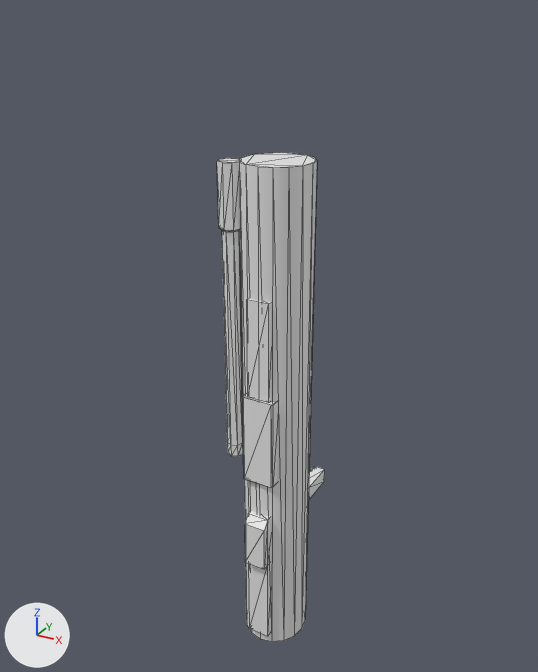
An edit to the OBJ model WF_BlenderExport/AT4/mesh_2.obj, drawn before and after from the same camera.
The view is the same before and after, from a camera (50 mm lens) standing at (36.2, -53.3, 47.6) and looking at (-3.3, 18.5, 11.7). The lights are fixed; the arrows at lower left show +X, +Y and +Z. The older version comes first. Mesh edges are drawn as thin lines. Where no turn or scale is listed for an object, it has been applied to the vertices. Vertices at exactly the same position are counted once.
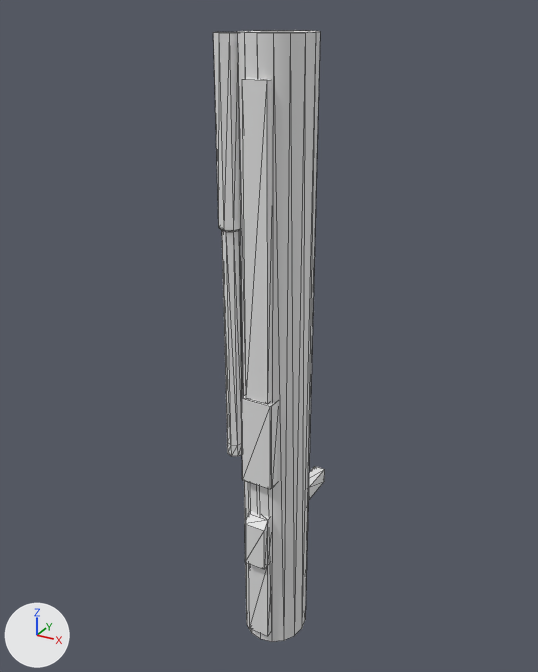
Edits to the bpy script that builds the scene:
```text
Change me_cylinder_007:
    used by ob_cylinder_007; location = (0.0, 0.0, 0.0)
    remove me_cylinder_007.from_pydata(...)  # 152 vertices, 264 faces; spans x -5.8..3.8, y 9.2..27.6, z -27.7..33.4
    add me_cylinder_007.from_pydata(...)  # 152 vertices, 264 faces; spans x -5.8..3.8, y 9.2..27.6, z -27.7..45.6
    me_cylinder_007 part 1: the loose piece of 8 vertices spanning x -1.5..1.2, y 10.4..11.5, z 7.7..19.4 is scaled about its middle by (1, 1.26, 2.89), then moved by (0.0, -0.2, 11.1)
    me_cylinder_007 part 2: all 24 vertices in x -5.8..3.8, y 10.5..18.9, z 33.4 are moved by (0.0, 0.0, 12.1)
    other edits to the shape of me_cylinder_007 do not show in these pictures
```

Location of each change, [x1, y1, x2, y2] in pixels of the pictures (538 x 672 px; the box of a moved part takes in the faces that stretch with it):
'Cylinder.007', reshaped (25% taller)
    before: [217, 153, 325, 641]
    after: [213, 30, 325, 641]
part 1 of me_cylinder_007, moved or reshaped
    before: [247, 298, 271, 403]
    after: [242, 78, 271, 404]
part 2 of me_cylinder_007, moved or reshaped
    before: [217, 153, 317, 631]
    after: [213, 30, 320, 631]
